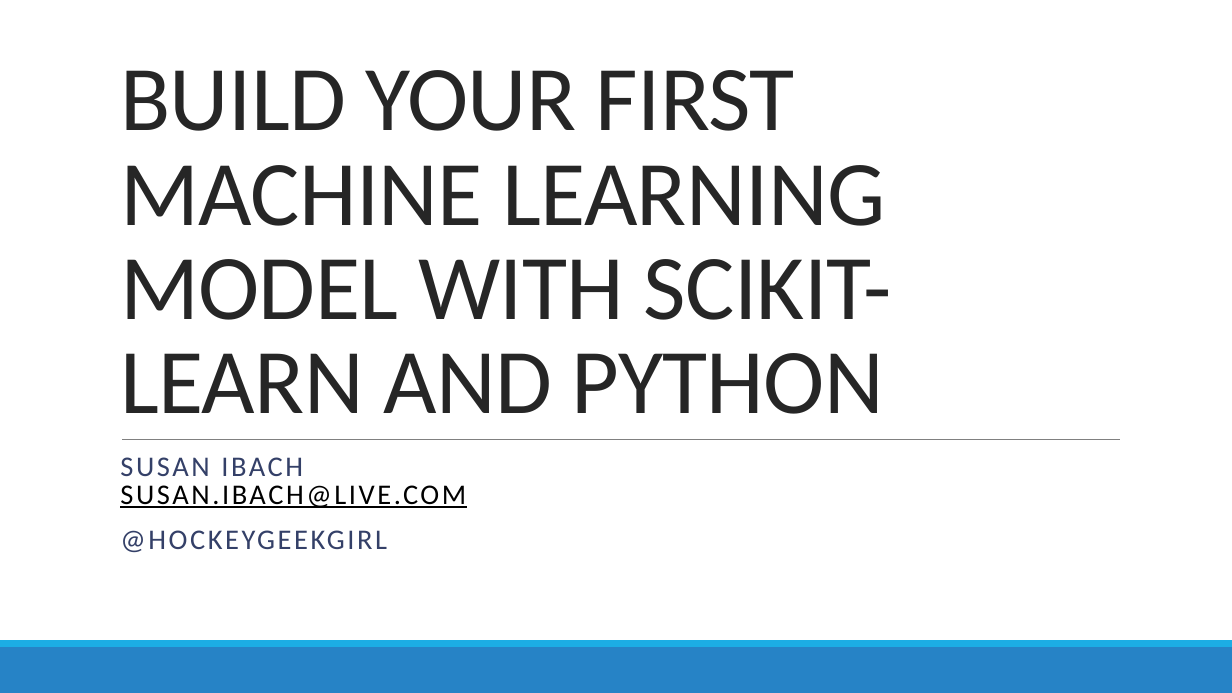
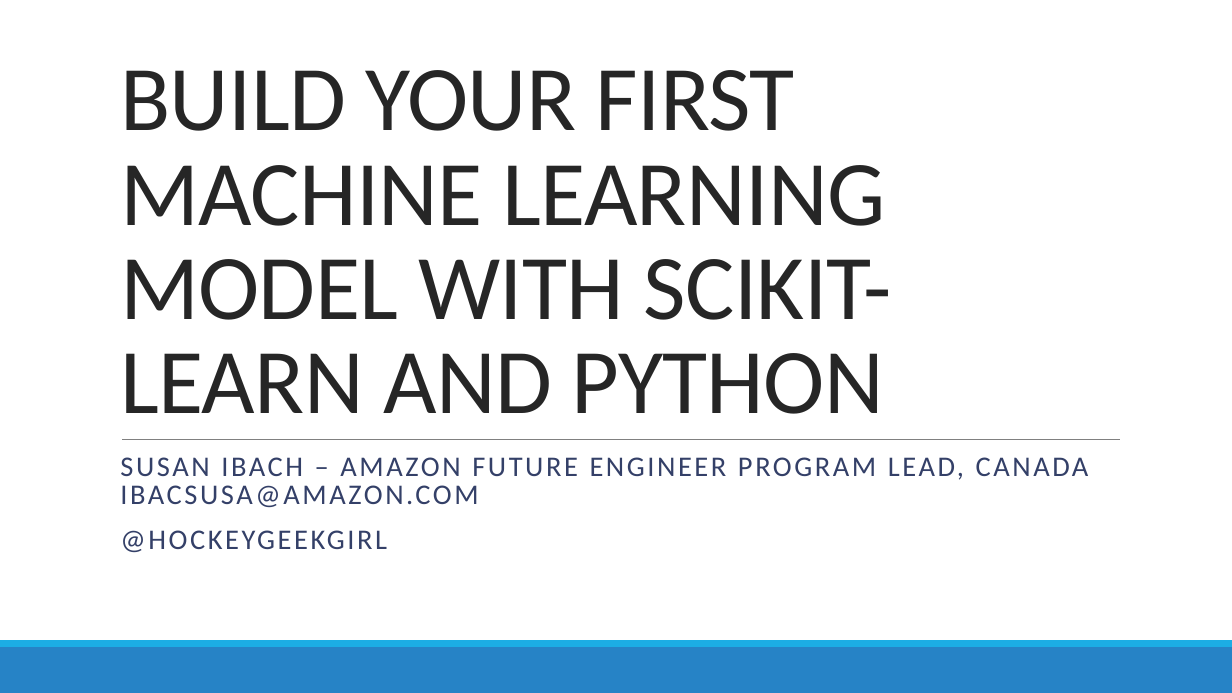
Before and after one commit to hockeygeekgirl/MyFirstSciKitLearnModel, a slide deck: slide 1 of BUILD YOUR FIRST MACHINE LEARNING MODEL WITH SCIKIT.pptx. Drawn at 1232x693 pixels with LibreOffice and Linux fonts; fonts in the diff are those of the drawing. Boxes give left, top, right and bottom in pixels: in the first picture for what was removed or moved away, otherwise in the second. Text is boxed around its words. In the diff, an @@ line names an element or a change of style, - is before the commit and + after.

Commit message:
Update BUILD YOUR FIRST MACHINE LEARNING MODEL WITH SCIKIT.pptx
Updated with Amazon email address and title

```diff
--- a/BUILD YOUR FIRST MACHINE LEARNING MODEL WITH SCIKIT.pptx
+++ b/BUILD YOUR FIRST MACHINE LEARNING MODEL WITH SCIKIT.pptx
@@ subtitle at [120, 457, 1089, 507]: text changed; text colour #000000 to #344068 @@
-SUSAN IBACH
-SUSAN.IBACH@LIVE.COM
+SUSAN IBACH – AMAZON FUTURE ENGINEER PROGRAM LEAD, CANADA
+IBACSUSA@AMAZON.COM
```
Also in this commit, not shown: 1 other slide changed.
